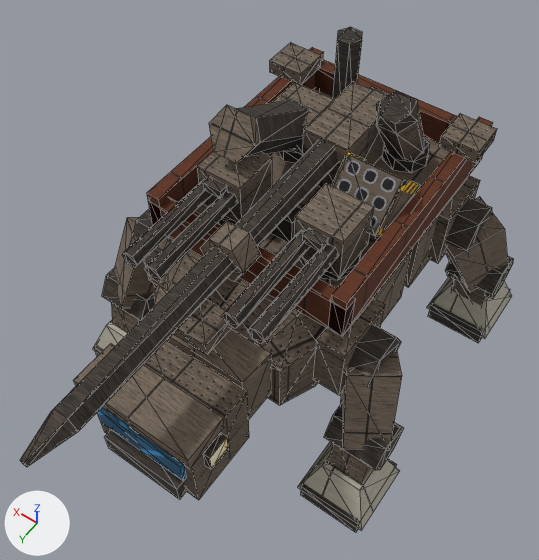
The glTF model art/models/clydesdale.glb: old version first, new version second.
Rendered twice from a 50 mm camera at (-54.2, 88.2, 156.1) aimed at (-0.1, 12.4, 37.0). The lights are fixed; the arrows at lower left show +X, +Y and +Z. The older version comes first. Mesh edges are drawn as thin lines. Where no turn or scale is listed for an object, it has been applied to the vertices. Vertices at exactly the same position are counted once.

Before the edit, the objects in view are built like this:
```python
ob_autogun = bpy.data.objects.new('autogun', me_autogun)
ob_autogun.location = (0.0, 0.0, 0.0)
ob_autogun_001 = bpy.data.objects.new('autogun.001', me_autogun_001)
ob_autogun_001.location = (0.0, 0.0, 0.0)
ob_head = bpy.data.objects.new('head', me_head)
ob_head.location = (0.0, 0.0, 0.0)
ob_howitzer = bpy.data.objects.new('howitzer', me_howitzer)
ob_howitzer.location = (0.0, 0.0, 0.0)
ob_howitzer_muzzle = bpy.data.objects.new('howitzer_muzzle', me_howitzer_muzzle)
ob_howitzer_muzzle.location = (0.0, 0.0, 0.0)
ob_mortar = bpy.data.objects.new('mortar', me_mortar)
ob_mortar.location = (0.0, 0.0, 0.0)
ob_pad_001 = bpy.data.objects.new('pad.001', me_pad_001)
ob_pad_001.location = (20.5, -26.0, 59.0)
ob_pad_002 = bpy.data.objects.new('pad.002', me_pad_002)
ob_pad_002.location = (0.0, 33.0, 47.0)
ob_turret = bpy.data.objects.new('turret', me_turret)
ob_turret.location = (0.0, 0.0, 0.0)
# also in view: 'rack_face' at (-12.0, 0.2, 58.2); 'hoof' at (-30.0, 25.0, 2.5); 'ablative' at (-19.8, -19.5, 36.0); 'thigh' at (-27.5, 18.5, 28.7); 'rack_rail' at (-18.0, -3.7, 54.3)
```
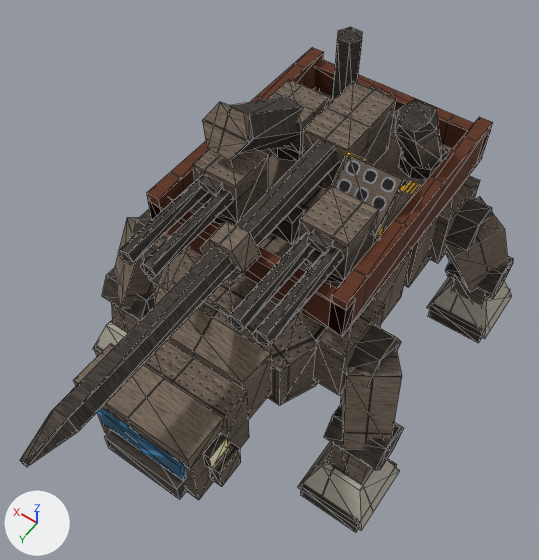
Pixel boxes [x1, y1, x2, y2] of what changed, in the pictures (539 x 560 px; the box of a moved part takes in the faces that stretch with it):
'turret', moved: before [294, 184, 374, 278]; after [299, 186, 379, 280]
'turret.001', moved: before [197, 152, 272, 223]; after [193, 149, 268, 223]
'autogun', moved: before [247, 244, 339, 344]; after [252, 246, 344, 347]
'howitzer', moved: before [238, 100, 310, 157]; after [231, 97, 304, 154]
'pad', moved, rescaled: before [439, 114, 497, 163]; after [204, 275, 258, 316]
'autogun.001', moved: before [222, 230, 310, 328]; after [227, 232, 315, 331]
'autogun.002', moved: before [145, 191, 238, 282]; after [140, 189, 234, 279]
'autogun.003', moved: before [122, 179, 212, 268]; after [118, 177, 208, 265]
'howitzer_muzzle', moved: before [209, 105, 260, 164]; after [202, 102, 253, 160]
'muzzle', moved: before [376, 91, 417, 134]; after [395, 99, 437, 143]
'mortar', moved: before [376, 91, 424, 160]; after [395, 100, 441, 168]
'pad.002', deleted (brown): before [173, 299, 232, 355]
'pad.001', deleted (brown): before [270, 43, 321, 85]
'mortar_base', moved: before [382, 138, 430, 173]; after [398, 146, 447, 180]
'cheek_bracket', added: after [210, 441, 241, 487]
'ring', moved (mostly hidden): before [299, 253, 361, 280]; after [304, 260, 344, 283]
'ring.001', moved (mostly hidden): before [207, 207, 236, 225]; after [213, 214, 236, 225]
part 12 of me_pad, moved or reshaped (mostly hidden afterwards): before [439, 130, 497, 163]; after [204, 298, 232, 316]

The change, as a diff of the scene's bpy script:
```diff
--- a/art/models/clydesdale.glb.py
+++ b/art/models/clydesdale.glb.py
@@ me_mortar @@
-me_mortar.from_pydata(...)  # 12 vertices, 20 faces; spans x -13.4..-4.6, y -27.0..-12.7, z 49.3..66.9
+me_mortar.from_pydata(...)  # 12 vertices, 20 faces; spans x -17.4..-8.6, y -27.0..-12.7, z 49.3..66.9
+# me_mortar part 6: the whole mesh is moved by (-4.0, 0.0, 0.0)
 me_mortar.materials.append(mat_steel_panel)
@@ me_muzzle @@
-me_muzzle.from_pydata(...)  # 12 vertices, 20 faces; spans x -13.4..-4.6, y -19.33..-12.58, z 63.15..68.15
+me_muzzle.from_pydata(...)  # 12 vertices, 20 faces; spans x -17.4..-8.6, y -19.33..-12.58, z 63.15..68.15
+# me_muzzle part 7: the whole mesh is moved by (-4.0, 0.0, 0.0)
 me_muzzle.materials.append(mat_steel_dark)
@@ me_howitzer @@
-me_howitzer.from_pydata(...)  # 12 vertices, 20 faces; spans x 6.0..16.0, y -14.2..7.9, z 51.3..68.7
+me_howitzer.from_pydata(...)  # 12 vertices, 20 faces; spans x 7.5..17.5, y -14.2..7.9, z 51.3..68.7
+# me_howitzer part 1: the whole mesh is moved by (1.5, 0.0, 0.0)
 me_howitzer.materials.append(mat_steel_dark)
@@ me_howitzer_muzzle @@
-me_howitzer_muzzle.from_pydata(...)  # 12 vertices, 20 faces; spans x 5.8..16.2, y 4.1..10.85, z 62.1..70.8
+me_howitzer_muzzle.from_pydata(...)  # 12 vertices, 20 faces; spans x 7.3..17.7, y 4.1..10.85, z 62.1..70.8
+# me_howitzer_muzzle part 2: the whole mesh is moved by (1.5, 0.0, 0.0)
 me_howitzer_muzzle.materials.append(mat_steel_plate)
@@ me_autogun @@
-me_autogun.from_pydata(...)  # 12 vertices, 20 faces; spans x -15.4..-11.8, y 13.0..35.0, z 54.4..57.6
+me_autogun.from_pydata(...)  # 12 vertices, 20 faces; spans x -16.4..-12.8, y 13.0..35.0, z 54.4..57.6
+# me_autogun part 3: the whole mesh is moved by (-1.0, 0.0, 0.0)
 me_autogun.materials.append(mat_steel_dark)
@@ me_autogun_001 @@
-me_autogun_001.from_pydata(...)  # 12 vertices, 20 faces; spans x -10.2..-6.6, y 13.0..35.0, z 54.4..57.6
+me_autogun_001.from_pydata(...)  # 12 vertices, 20 faces; spans x -11.2..-7.6, y 13.0..35.0, z 54.4..57.6
+# me_autogun_001 part 4: the whole mesh is moved by (-1.0, 0.0, 0.0)
 me_autogun_001.materials.append(mat_steel_dark)
@@ me_turret @@
-me_turret.from_pydata(...)  # 8 vertices, 12 faces; spans x -16.0..-6.0, y 3.0..13.0, z 50.0..60.0
+me_turret.from_pydata(...)  # 8 vertices, 12 faces; spans x -17.0..-7.0, y 3.0..13.0, z 50.0..60.0
+# me_turret part 5: the whole mesh is moved by (-1.0, 0.0, 0.0)
 me_turret.materials.append(mat_steel_panel)
@@ me_autogun_002 @@
-me_autogun_002.from_pydata(...)  # 12 vertices, 20 faces; spans x 6.6..10.2, y 13.0..35.0, z 54.4..57.6
+me_autogun_002.from_pydata(...)  # 12 vertices, 20 faces; spans x 7.6..11.2, y 13.0..35.0, z 54.4..57.6
+# me_autogun_002 part 8: the whole mesh is moved by (1.0, 0.0, 0.0)
 me_autogun_002.materials.append(mat_steel_dark)
@@ me_autogun_003 @@
-me_autogun_003.from_pydata(...)  # 12 vertices, 20 faces; spans x 11.8..15.4, y 13.0..35.0, z 54.4..57.6
+me_autogun_003.from_pydata(...)  # 12 vertices, 20 faces; spans x 12.8..16.4, y 13.0..35.0, z 54.4..57.6
+# me_autogun_003 part 9: the whole mesh is moved by (1.0, 0.0, 0.0)
 me_autogun_003.materials.append(mat_steel_dark)
@@ me_turret_001 @@
-me_turret_001.from_pydata(...)  # 8 vertices, 12 faces; spans x 6.0..16.0, y 3.0..13.0, z 50.0..60.0
+me_turret_001.from_pydata(...)  # 8 vertices, 12 faces; spans x 7.0..17.0, y 3.0..13.0, z 50.0..60.0
+# me_turret_001 part 10: the whole mesh is moved by (1.0, 0.0, 0.0)
 me_turret_001.materials.append(mat_steel_panel)
@@ me_mortar_base @@
-me_mortar_base.from_pydata(...)  # 16 vertices, 28 faces; spans x -14.0..-4.0, y -29.0..-19.0, z 48.0..51.0
+me_mortar_base.from_pydata(...)  # 16 vertices, 28 faces; spans x -18.0..-8.0, y -29.0..-19.0, z 48.0..51.0
+# me_mortar_base part 11: the whole mesh is moved by (-4.0, 0.0, 0.0)
 me_mortar_base.materials.append(mat_steel_dark)
@@ me_pad @@
-me_pad.from_pydata(...)  # 8 vertices, 12 faces; spans x -4.0..4.0, y -4.0..4.0, z -3.0..0.0
+me_pad.from_pydata(...)  # 8 vertices, 12 faces; spans x -4.0..4.0, y -4.0..4.0, z -2.0..0.0
+# me_pad part 12: the whole mesh is scaled about the mesh origin by (1, 1, 0.667)
 me_pad.materials.append(mat_steel_panel)
@@ me_ring @@
-me_ring.from_pydata(...)  # 16 vertices, 28 faces; spans x -17.0..-5.0, y 2.0..14.0, z 48.0..50.0
+me_ring.from_pydata(...)  # 16 vertices, 28 faces; spans x -18.0..-6.0, y 2.0..14.0, z 48.0..50.0
+# me_ring part 13: the whole mesh is moved by (-1.0, 0.0, 0.0)
 me_ring.materials.append(mat_steel_dark)
@@ me_ring_001 @@
-me_ring_001.from_pydata(...)  # 16 vertices, 28 faces; spans x 5.0..17.0, y 2.0..14.0, z 48.0..50.0
+me_ring_001.from_pydata(...)  # 16 vertices, 28 faces; spans x 6.0..18.0, y 2.0..14.0, z 48.0..50.0
+# me_ring_001 part 14: the whole mesh is moved by (1.0, 0.0, 0.0)
 me_ring_001.materials.append(mat_steel_dark)
@@ ob_pad @@
 ob_pad = bpy.data.objects.new('pad', me_pad)
-ob_pad.location = (-20.5, -26.0, 59.0)
+ob_pad.location = (0.0, 25.0, 47.5)
@@ ob_pad_001 @@
-ob_pad_001 = bpy.data.objects.new('pad.001', me_pad_001)
@@ ob_pad_002 @@
-ob_pad_002 = bpy.data.objects.new('pad.002', me_pad_002)
@@ ob_cheek_bracket @@
+ob_cheek_bracket = bpy.data.objects.new('cheek_bracket', me_cheek_bracket)  # a box spanning x -14.5..-12.0, y 42.0..48.0, z 22.0..28.0; in mat_steel_panel (picture img_panel)
+ob_cheek_bracket.location = (0.0, 0.0, 0.0)
```
